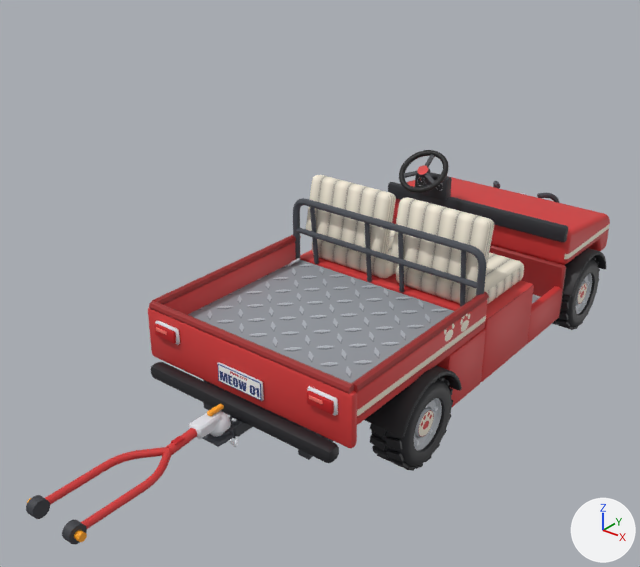
The Blender file assets/caddy/caddy.blend as it was, and as the next commit left it.
Camera for both pictures: a 50 mm lens placed at (9.12, -14.39, 9.9), pointed at (-0.33, -2.59, 2.59). Every picture has the same lights, and +X, +Y and +Z are marked at lower right. The older version comes first.

Names of what the first picture shows: 'Body', 'SteeringWheel', 'TowBar', 'WheelFR', 'WheelRR' and 1 more.
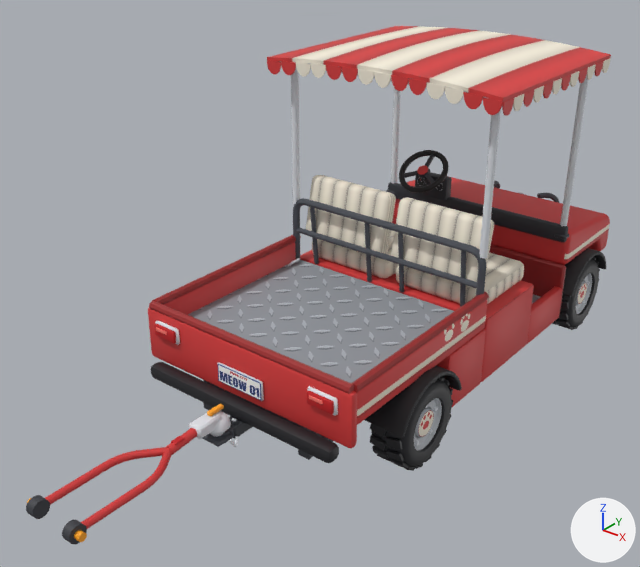
Location of each change, (x1, y1, x2, y2) in pixels of the pictures (640 x 567 px):
'Canopy', added
    after: (267, 26, 611, 258)

Patch to the scene script:
```diff
--- a/assets/caddy/caddy.blend.py
+++ b/assets/caddy/caddy.blend.py
@@ me_canopy @@
+me_canopy.from_pydata(...)  # 1788 vertices, 1370 faces; spans x -2.56..2.56, y -2.21..2.21, z -2.03..2.03
+me_canopy.polygons.foreach_set('use_smooth', [True] * 1370)
+me_canopy.materials.append(mat_caddymat)  # picture img_caddy_texture_red_png
@@ ob_canopy @@
+ob_canopy = bpy.data.objects.new('Canopy', me_canopy)
+ob_canopy.location = (0.0, 0.75, 4.53)
```
